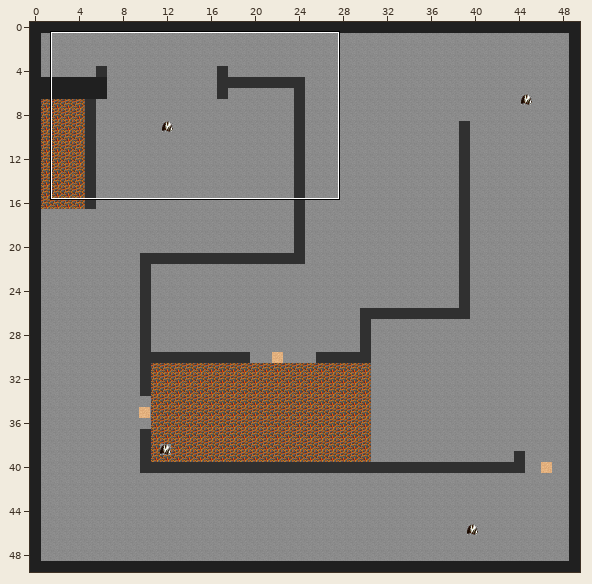
Level history. Tiled map: maps/dm1.tmx. Above, an overview of the earlier version with the close-up marked.
Close-up. Earlier state:
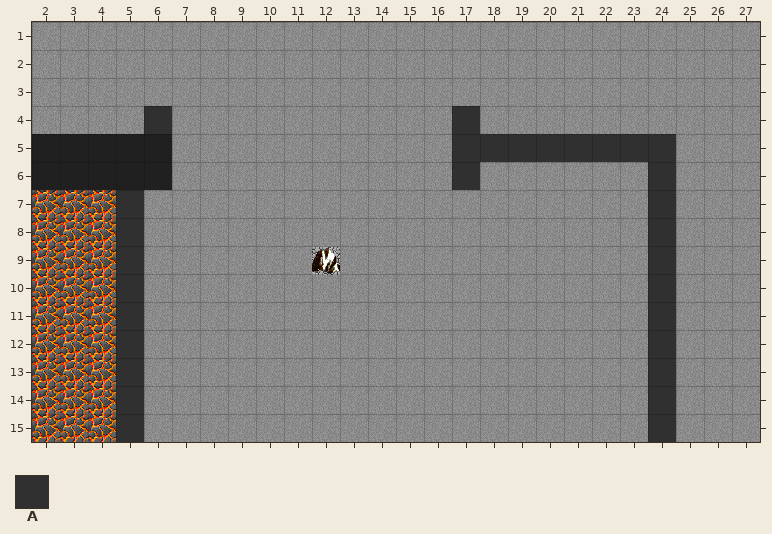
Cells are 32x32 px. Shown: x 2..27, y 1..15. The commit also changed other parts of the map, which this record leaves out.
Key: from "tileset": A 1.
_ is an empty cell, # one hidden under a higher layer.
Layers that did not change in this view are not listed.
Layer "walls" before, first column x 2:
 1 __________________________
 2 __________________________
 3 __________________________
 4 ____A__________A__________
 5 #####__________AAAAAAAA___
 6 #####__________A______A___
 7 ___A__________________A___
 8 ___A__________________A___
 9 ___A__________________A___
10 ___A__________________A___
11 ___A__________________A___
12 ___A__________________A___
13 ___A__________________A___
14 ___A__________________A___
15 ___A__________________A___
Now the later version:
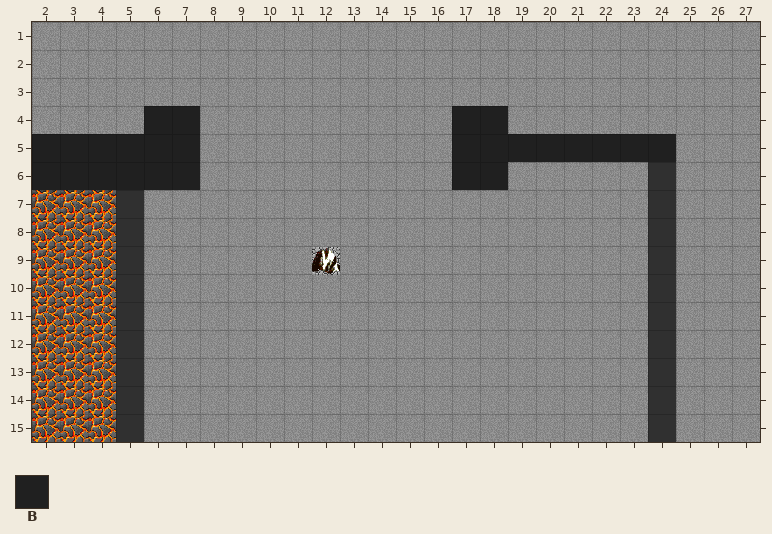
Further tiles: from "tileset": B 2.
The exact change:
Layer "walls":
The author put tile B in row 4 at x 7 and 18; in row 5 at x 7; in row 6 at x 7 and 18.
Boxes around the changes in both close-ups, in picture pixels (x1, y1, x2, y2):
added: (172, 106, 200, 190)
added: (480, 106, 508, 134)
added: (480, 162, 508, 190)
